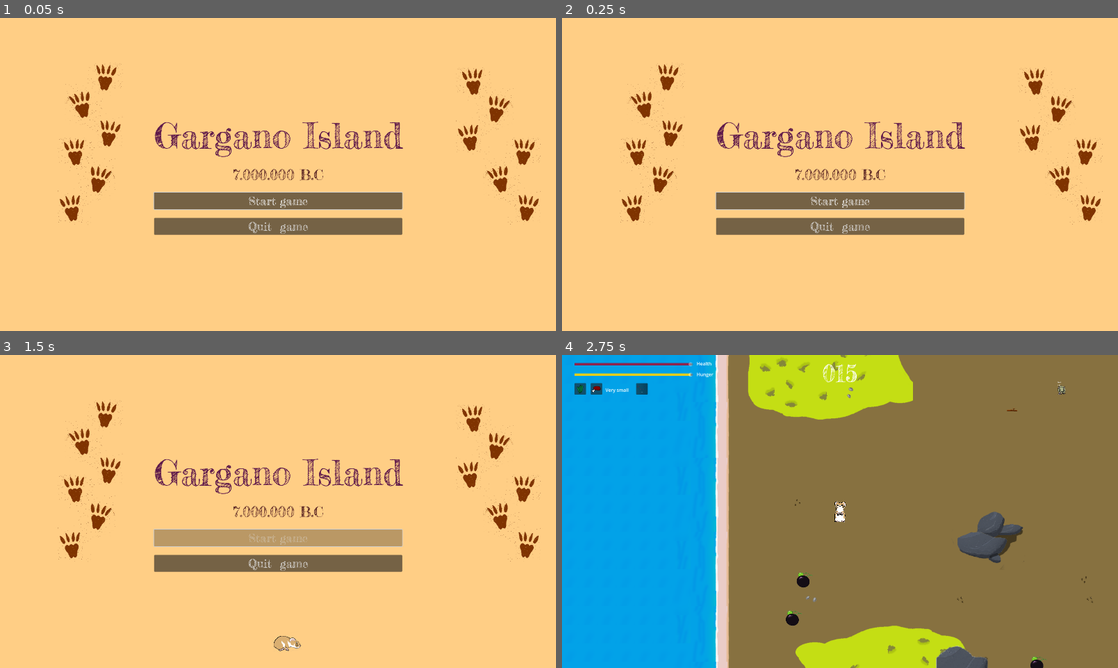
Above: before the commit, frames 1-4 (two rows, left to right).
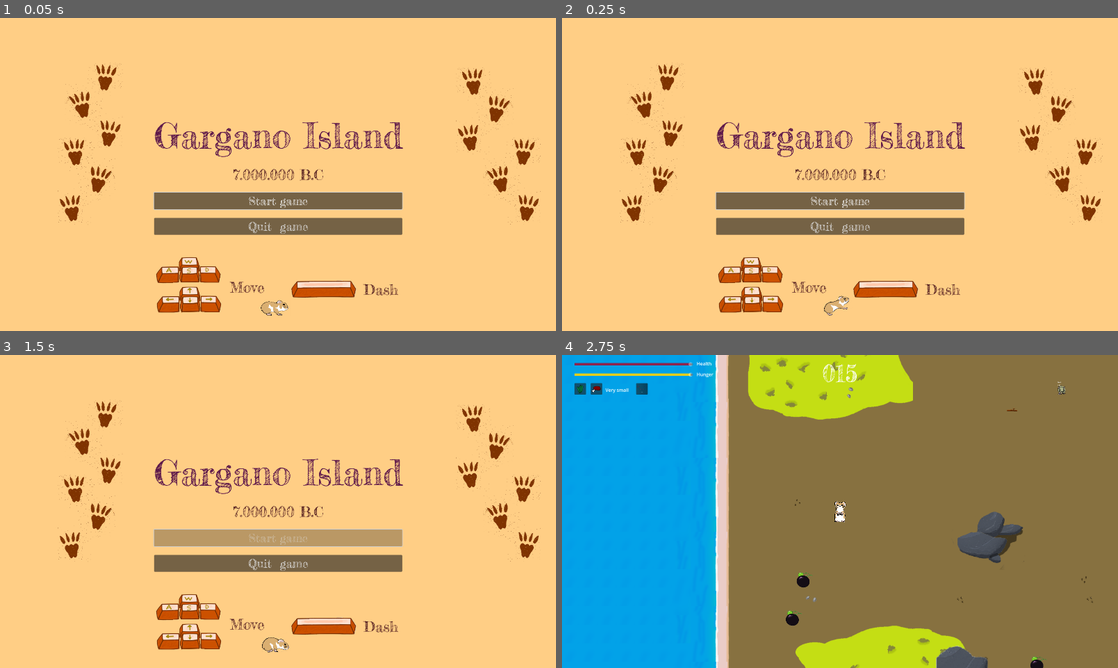
Above: after the commit, the same moments.

Repository: nialsiG/GMTK2024
Game: Godot game, scene res://scenes/start_menu.tscn
Same seed, same stepped clock (60 frames per second), same inputs: the game is played once before the commit and once after it. The engine's default icon, where the game draws it, is replaced by a stand-in: a white triangle on a blue panel in a dark square.
Inputs:
- Up to frame 1 (0.05 s): no input
- Up to frame 2 (0.25 s): no input
- Up to frame 3 (1.5 s): click "Start game" at 0.5 s; hold D (move_right) from 1.28 s (still down); tap Space (attack) at 1.35 s
- Up to frame 4 (2.75 s): release D (move_right) at 2.03 s; hold S (move_down) from 2.03 s (still down); tap Space (attack) at 2.1 s

The runs differ from the first frame. In frame 1, 2.3% of the frame differs, in the area x 28-72%, y 76-96%; in frame 2, 2.3%; in frame 3, 2.4%; in frame 4, nothing differs.

Commit message:
Feature: Added controls on startscreen

Diff:
--- a/Gmtk 2024/resources/labels/title3.tres
+++ b/Gmtk 2024/resources/labels/title3.tres
@@ -5,3 +5,4 @@
 [resource]
 font = ExtResource("1_mf6xf")
 font_size = 50
+font_color = Color(0.301961, 0.0941176, 0.109804, 1)
--- a/Gmtk 2024/scenes/start_menu.tscn
+++ b/Gmtk 2024/scenes/start_menu.tscn
@@ -7,6 +7,9 @@
 [ext_resource type="FontFile" uid="uid://cu62feaxfcqk8" path="res://assets/fonts/FrederickatheGreat-Regular.ttf" id="5_qj008"]
 [ext_resource type="AudioStream" uid="uid://dpox0yxacwbcs" path="res://assets/Sounds/aggresive_goose.mp3" id="5_wla5a"]
 [ext_resource type="SpriteFrames" uid="uid://cgwmfc675gf35" path="res://assets/sprites/player.tres" id="6_2iajs"]
+[ext_resource type="Texture2D" uid="uid://ce8mkxv2baxkm" path="res://assets/sprites/Other/MoveIcon.png" id="7_6ftc6"]
+[ext_resource type="Texture2D" uid="uid://875s1xw1xkow" path="res://assets/sprites/Other/DashKeyIcon.png" id="8_bqtse"]
+[ext_resource type="LabelSettings" uid="uid://bn0y2ipsuysdl" path="res://resources/labels/title3.tres" id="9_o84i5"]
 
 [sub_resource type="LabelSettings" id="LabelSettings_6q3vm"]
 font = ExtResource("5_qj008")
@@ -35,8 +38,7 @@
 texture = ExtResource("2_ago1e")
 
 [node name="AnimatedSprite2D" type="AnimatedSprite2D" parent="CanvasLayer"]
-visible = false
-position = Vector2(990, 972)
+position = Vector2(950, 977)
 scale = Vector2(0.2, 0.2)
 sprite_frames = ExtResource("6_2iajs")
 animation = &"Right"
@@ -103,6 +105,36 @@
 offset_bottom = 470.0
 texture = ExtResource("2_ago1e")
 
+[node name="TextureRect5" type="TextureRect" parent="CanvasLayer"]
+offset_left = 533.0
+offset_top = 822.0
+offset_right = 775.0
+offset_bottom = 1020.0
+texture = ExtResource("7_6ftc6")
+
+[node name="TextureRect6" type="TextureRect" parent="CanvasLayer"]
+offset_left = 1000.0
+offset_top = 900.0
+offset_right = 1238.0
+offset_bottom = 970.0
+texture = ExtResource("8_bqtse")
+
+[node name="Label" type="Label" parent="CanvasLayer"]
+offset_left = 794.0
+offset_top = 899.0
+offset_right = 913.0
+offset_bottom = 961.0
+text = "Move"
+label_settings = ExtResource("9_o84i5")
+
+[node name="Label2" type="Label" parent="CanvasLayer"]
+offset_left = 1256.0
+offset_top = 906.0
+offset_right = 1374.0
+offset_bottom = 968.0
+text = "Dash"
+label_settings = ExtResource("9_o84i5")
+
 [node name="StartGoosePlayer" type="AudioStreamPlayer" parent="."]
 stream = ExtResource("5_wla5a")
 volume_db = 23.998
Binary file added: Gmtk 2024/assets/sprites/Icons/Keyboards.png
Not shown, added: Gmtk 2024/assets/sprites/Icons/Keyboards.png.import
Binary file added: Gmtk 2024/assets/sprites/Other/DashKeyIcon.png
Not shown, added: Gmtk 2024/assets/sprites/Other/DashKeyIcon.png.import
Binary file added: Gmtk 2024/assets/sprites/Other/MoveIcon.png
Not shown, added: Gmtk 2024/assets/sprites/Other/MoveIcon.png.import
Not shown: 1 places in Gmtk 2024/scenes/start_menu.tscn that only renumber resources
